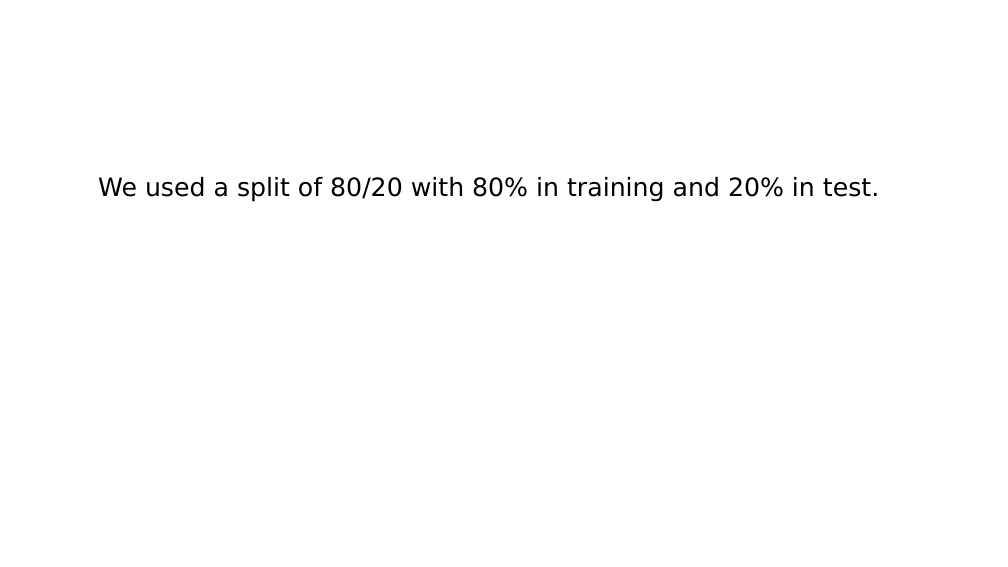
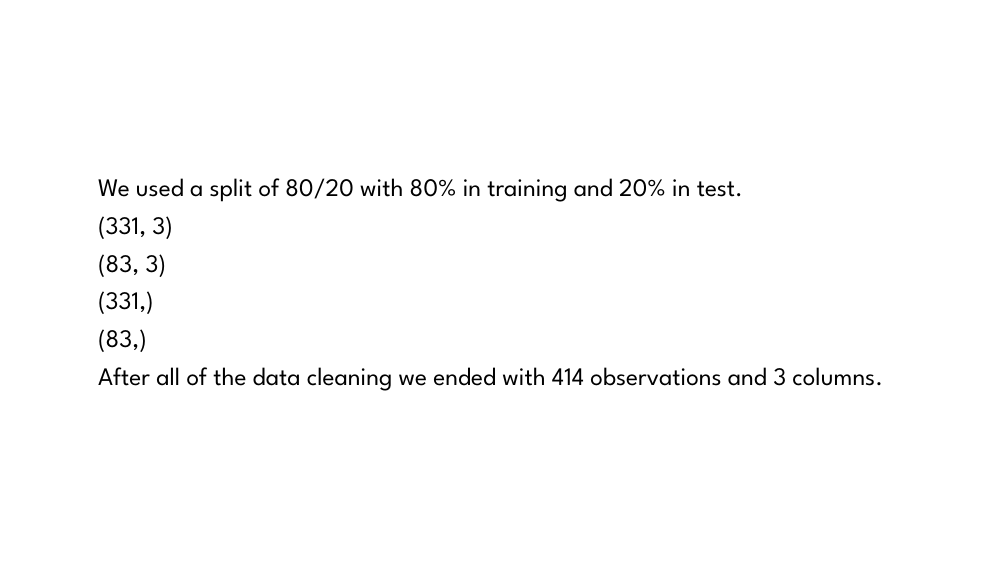
Before and after one commit to hypothetical-lemon/COMP4448, a slide deck: slide 12 of Steam_Final_Project.pptx (slide 11 before the commit). Drawn at 1008x567 pixels with LibreOffice and Linux fonts; fonts in the diff are those of the drawing; background and template pictures are left out. Boxes give left, top, right and bottom in pixels: in the first picture for what was removed or moved away, otherwise in the second. Text is boxed around its words. In the diff, an @@ line names an element or a change of style, - is before the commit and + after.

```diff
--- a/Steam_Final_Project.pptx
+++ b/Steam_Final_Project.pptx
@@ text at <box>98,178,743,202</box>: font DejaVu Sans to League Spartan in "We used a split of 80/20 with ..." @@
@@ text at <box>98,216,883,391</box>: paragraphs added @@
+(331, 3)
+(83, 3)
+(331,)
+(83,)
+After all of the data cleaning we ended with 414 observations and 3 columns.
```
Also in this commit, not shown: 10 other slides changed, 3 slides added, 1 other file.
